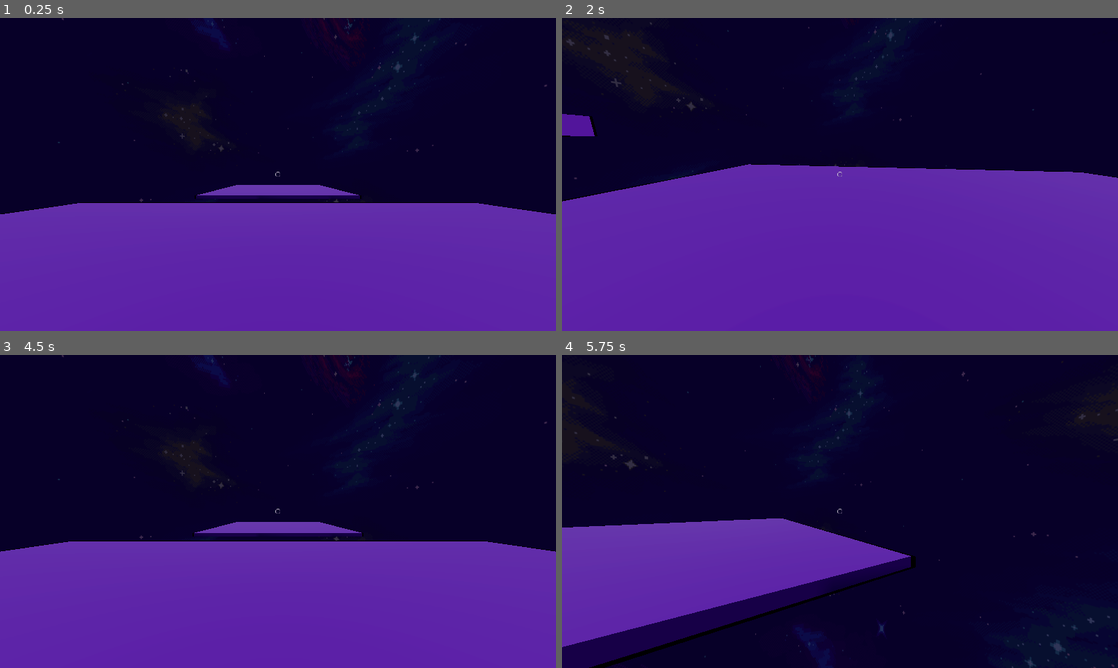
Above: before the commit, frames 1-4 (two rows, left to right).
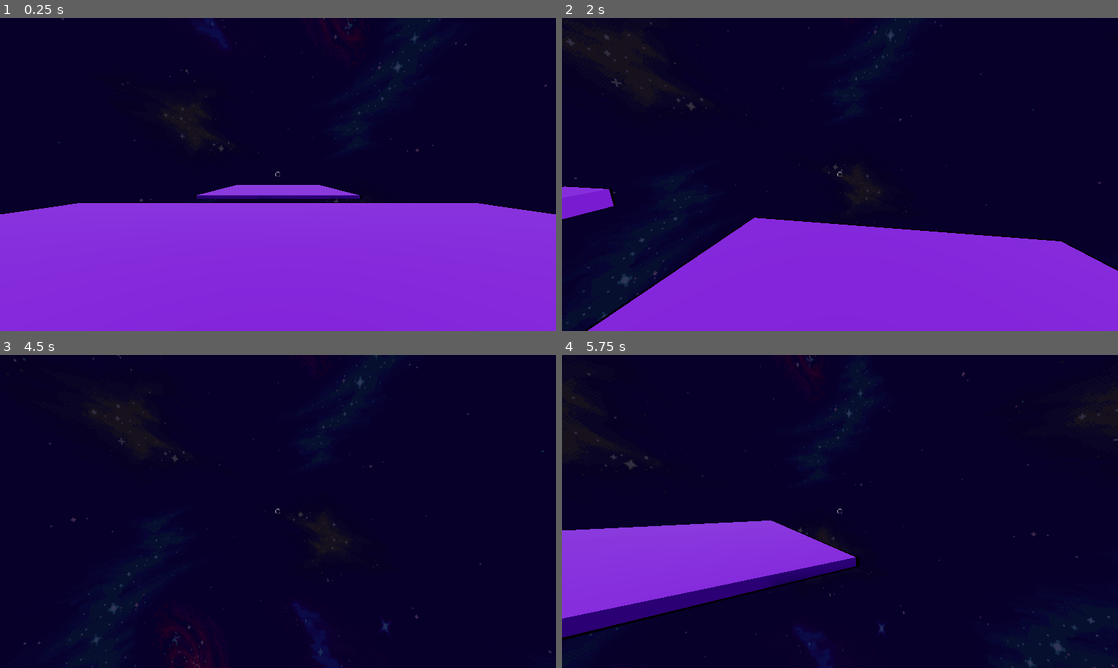
Above: after the commit, the same moments.

Repository: WeissSa/Space-Man
Game: Godot game, scene res://level/level.tscn
Same seed, same stepped clock (60 frames per second), same inputs: the game is played once before the commit and once after it.
Inputs (mouse positions are in pixels of both pictures, inside the frame that each line leads up to):
- Up to frame 1 (0.25 s): no input
- Up to frame 2 (2 s): tap Enter at 0.5 s; move the mouse to (962, 158) at 0.52 s; hold D (move_right) 0.53-1.28 s; click (962, 158) at 0.67 s; tap Space (jump) at 0.77, 1.52 s; move the mouse to (812, 174) at 1.27 s; hold W (move_forward) from 1.28 s (still down)
- Up to frame 3 (4.5 s): keep holding W (move_forward); move the mouse to (289, 505) at 2.02 s; move the mouse to (272, 517) at 2.77 s; tap Space (jump) at 3.02, 3.5, 3.77 s; move the mouse to (316, 514) at 3.52 s; tap Enter at 4.25 s; move the mouse to (233, 508) at 4.27 s
- Up to frame 4 (5.75 s): keep holding W (move_forward); tap Space (jump) at 4.52 s; move the mouse to (845, 511) at 5.02 s

The runs differ from the first frame. In frame 1, 41% of the frame differs, in the area x 0-100%, y 53-100%; in frame 2, 51%, in the area x 0-100%, y 30-100%; in frame 3, 42%; in frame 4, 19%.

Commit message:
tweaked gravity:

Diff:
--- a/Entities/player.gd
+++ b/Entities/player.gd
@@ -4,7 +4,7 @@
 const MAX_SPEED = 4
 const ACCELERATION = 0.3
 const DECELLERATION = 0.2
-const GRAVITY = 14
+const GRAVITY = 12
 const JUMP_VELOCITY = 6
 const JUMP_SLOWDOWN = 0.8
 const SPEED_CUTOFF = 3
--- a/level/platform.tscn
+++ b/level/platform.tscn
@@ -4,7 +4,7 @@
 
 [sub_resource type="StandardMaterial3D" id="StandardMaterial3D_3ndxw"]
 diffuse_mode = 3
-albedo_color = Color(0.262745, 0.0352941, 0.45098, 1)
+albedo_color = Color(0.388235, 0.0745098, 0.647059, 1)
 
 [sub_resource type="BoxShape3D" id="BoxShape3D_div4b"]
 
@@ -24,7 +24,7 @@
 [sub_resource type="StandardMaterial3D" id="StandardMaterial3D_8nvmn"]
 transparency = 1
 blend_mode = 3
-albedo_color = Color(0.227451, 0.227451, 0.227451, 1)
+albedo_color = Color(0.113725, 0.113725, 0.113725, 1)
 
 [node name="Platform" type="MeshInstance3D"]
 mesh = SubResource("BoxMesh_aybvp")
